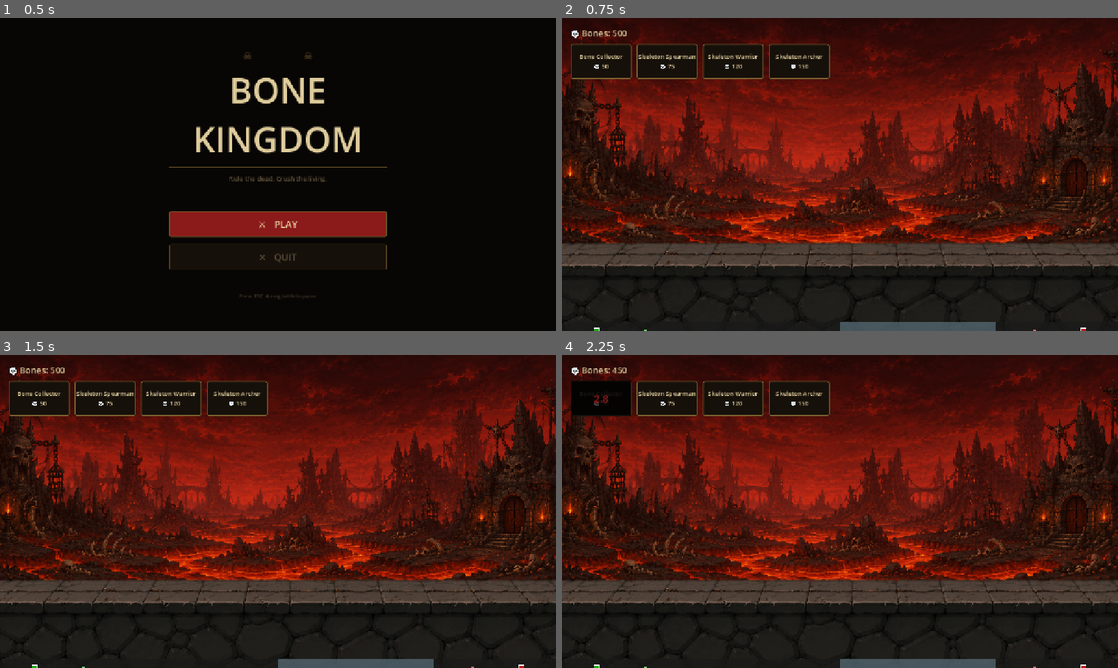
Above: before the commit, frames 1-4 (two rows, left to right).
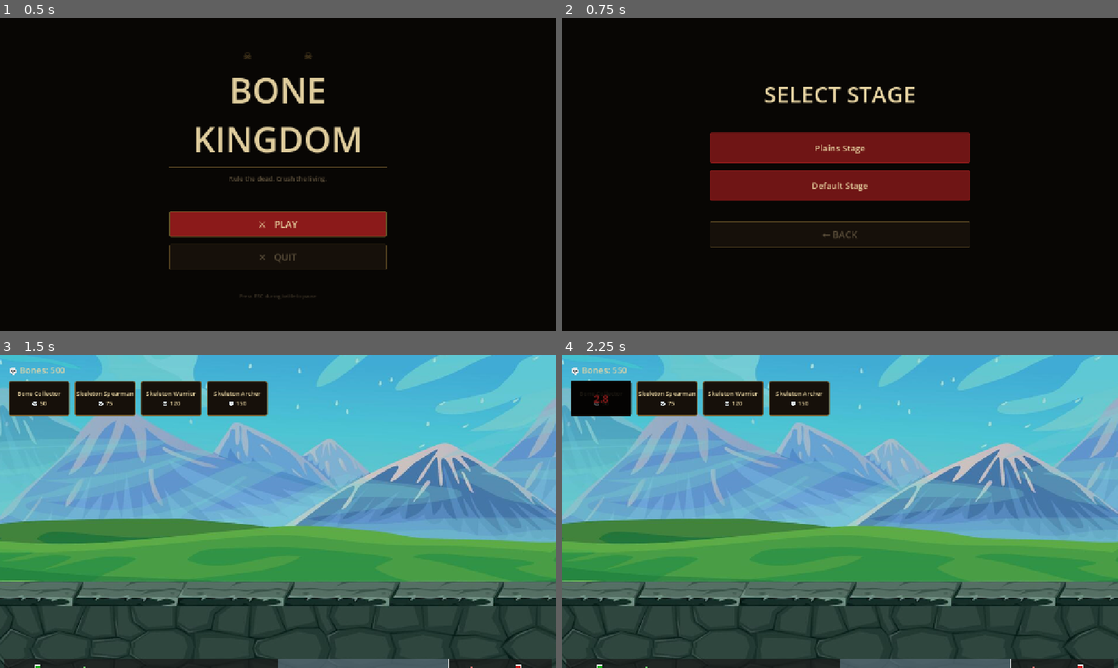
Above: after the commit, the same moments.

Repository: kyledeocades/BoneKingdom
Game: Godot game, scene res://scenes/MainMenu.tscn
Same seed, same stepped clock (60 frames per second), same inputs: the game is played once before the commit and once after it.
Inputs (mouse positions are in pixels of both pictures, inside the frame that each line leads up to):
- Up to frame 1 (0.5 s): no input
- Up to frame 2 (0.75 s): click "⚔ PLAY" at 0.5 s
- Up to frame 3 (1.5 s): click (278, 486) at 1.25 s, where only the run after the commit has a clickable "Plains Stage"
- Up to frame 4 (2.25 s): click "Bone Collector 💀 50" at 2 s

Frame 1 is identical in both runs. In frame 2, 72% of the frame differs, in the area x 0-100%, y 0-100%; in frame 3, 90%; in frame 4, 90%.

Commit message:
stage selector added
Co-authored-by: Copilot <copilot@github.com>

Diff:
--- a/data/stages/stage_default.tres
+++ b/data/stages/stage_default.tres
@@ -6,6 +6,7 @@
 script = ExtResource("1_stage_config")
 stage_id = "default"
 stage_name = "Default Stage"
+is_available = true
 base_distance = 2000.0
 mine_distance = 400.0
 allowed_player_units = []
--- a/data/stages/stage_plains.tres
+++ b/data/stages/stage_plains.tres
@@ -6,6 +6,7 @@
 script = ExtResource("1_stage_config")
 stage_id = "plains"
 stage_name = "Plains Stage"
+is_available = true
 base_distance = 1800.0
 mine_distance = 350.0
 allowed_player_units = []
--- a/scenes/Main.tscn
+++ b/scenes/Main.tscn
@@ -69,7 +69,8 @@
 texture_repeat = 3
 scale = Vector2(0.81, 0.81)
 texture = ExtResource("10_cvmbd")
-region_rect = Rect2(0, 0, 4000, 720)
+region_enabled = true
+region_rect = Rect2(-836, 0, 3344, 941)
 script = ExtResource("17_bg_scroller")
 
 [node name="PlayerSpawn" type="Marker2D" parent="." unique_id=935618741]
--- /dev/null
+++ b/scenes/StageSelect.tscn
@@ -0,0 +1,12 @@
+[gd_scene format=3 uid="uid://bkfmpy4k8qk3d"]
+
+[ext_resource type="Script" path="res://scripts/ui/StageSelectScreen.gd" id="1_stage_select"]
+
+[node name="StageSelect" type="Control"]
+layout_mode = 3
+anchors_preset = 15
+anchor_right = 1.0
+anchor_bottom = 1.0
+grow_horizontal = 2
+grow_vertical = 2
+script = ExtResource("1_stage_select")
--- a/scripts/controllers/GameController.gd
+++ b/scripts/controllers/GameController.gd
@@ -8,6 +8,9 @@
 # ⚠ Adjust these paths to match where you placed the UI scripts
 const PauseMenuScript    = preload("res://scripts/ui/PauseMenu.gd")
 const ResultOverlayScript = preload("res://scripts/ui/GameResultOverlay.gd")
+
+# ── Stage selection (set by StageSelectScreen before changing scene) ──────────
+static var selected_stage_id: String = "default"
 
 var _game_state: Node
 var _event_bus: Node
@@ -53,9 +56,9 @@
 	# Wait for all child systems to initialize
 	await get_tree().process_frame
 
-	# Load and apply default stage (can be overridden before _ready)
-	if not _stage_manager.load_and_apply_stage("default"):
-		push_error("Failed to load default stage")
+	# Load and apply selected stage (default or user-selected)
+	if not _stage_manager.load_and_apply_stage(selected_stage_id):
+		push_error("Failed to load stage: %s" % selected_stage_id)
 
 	_stage_config = _stage_manager.get_current_stage()
 	assert(_stage_config != null, "Stage config not loaded")
--- a/scripts/managers/StageConfig.gd
+++ b/scripts/managers/StageConfig.gd
@@ -7,6 +7,7 @@
 # ── Stage Identity ──────────────────────────────────────────────────────────
 @export var stage_id: String = "stage_default"
 @export var stage_name: String = "Default Stage"
+@export var is_available: bool = true  # Whether this stage appears in the stage select menu
 
 # ── Spatial Layout ──────────────────────────────────────────────────────────
 ## Distance from center (0,0) to each base (player at -X, enemy at +X)
--- a/scripts/managers/StageManager.gd
+++ b/scripts/managers/StageManager.gd
@@ -229,9 +229,22 @@
 	dir.list_dir_begin()
 	var file_name = dir.get_next()
 	while file_name != "":
-		if file_name.starts_with("stage_") and file_name.ends_with(".tres"):
+		if file_name.begins_with("stage_") and file_name.ends_with(".tres"):
 			var stage_id = file_name.trim_suffix(".tres").trim_prefix("stage_")
 			stages.append(stage_id)
 		file_name = dir.get_next()
 
 	return stages
+
+
+## Get all available stage configs that have is_available = true
+func get_available_stage_configs() -> Array[StageConfig]:
+	var available_configs: Array[StageConfig] = []
+	var stage_ids = list_available_stages()
+
+	for stage_id in stage_ids:
+		var stage = load_stage(stage_id)
+		if stage != null and stage.is_available:
+			available_configs.append(stage)
+
+	return available_configs
--- a/scripts/ui/BattleScrollbar.gd
+++ b/scripts/ui/BattleScrollbar.gd
@@ -168,7 +168,12 @@
 
 func _world_to_bar(world_x: float, bar_rect: Rect2) -> float:
 	# Map world coordinates to bar coordinates (no clamping - let it overflow naturally)
-	var normalized = (world_x - map_min_x) / map_range if map_range != 0 else 0
+	var normalized
+	if map_range != 0:
+		normalized = (world_x - map_min_x) / map_range
+	else:
+		normalized = 0
+
 	return bar_rect.position.x + normalized * bar_rect.size.x
 
 ## Update scrollbar bounds based on stage configuration
--- a/scripts/ui/MainMenu.gd
+++ b/scripts/ui/MainMenu.gd
@@ -176,7 +176,8 @@
 # ── Actions ───────────────────────────────────────────────────────────────────
 
 func _on_play_pressed() -> void:
-	get_tree().change_scene_to_file(GAME_SCENE_PATH)
+	# Transition to stage select instead of overlaying
+	get_tree().change_scene_to_file("res://scenes/StageSelect.tscn")
 
 func _on_quit_pressed() -> void:
 	get_tree().quit()
--- /dev/null
+++ b/scripts/ui/StageSelectScreen.gd
@@ -0,0 +1,201 @@
+extends Control
+## Stage selection screen displayed after "Play" is pressed in main menu
+## Shows all available stages and allows player to select one
+
+class_name StageSelectScreen
+
+# ── Scene Path ─────────────────────────────────────────────────────────────────
+const GAME_SCENE_PATH := "res://scenes/Main.tscn"
+
+# ── Palette ────────────────────────────────────────────────────────────────────
+const C_BG      := Color("#0C0906")
+const C_BONE    := Color("#E8D5A3")
+const C_GOLD    := Color("#C9A84C")
+const C_GOLD_DIM:= Color("#7A6030")
+const C_CRIMSON := Color("#8B1A1A")
+const C_ASH     := Color("#5A4E3A")
+const C_PANEL   := Color("#16100A")
+
+var _selected_stage_id: String = ""
+var _stage_manager: Node
+
+func _ready() -> void:
+	set_anchors_and_offsets_preset(Control.PRESET_FULL_RECT)
+	_stage_manager = StageManager.new()
+	_build_ui()
+
+func _build_ui() -> void:
+	# ── Deep background ──────────────────────────────────────────────────────
+	var bg := ColorRect.new()
+	bg.color = C_BG
+	bg.set_anchors_and_offsets_preset(Control.PRESET_FULL_RECT)
+	add_child(bg)
+
+	# Atmospheric dark vignette overlay
+	var vignette := ColorRect.new()
+	vignette.set_anchors_and_offsets_preset(Control.PRESET_FULL_RECT)
+	vignette.color = Color(0.0, 0.0, 0.0, 0.28)
+	vignette.mouse_filter = Control.MOUSE_FILTER_IGNORE
+	add_child(vignette)
+
+	# ── Centered column ───────────────────────────────────────────────────────
+	var center := CenterContainer.new()
+	center.set_anchors_and_offsets_preset(Control.PRESET_FULL_RECT)
+	add_child(center)
+
+	var vbox := VBoxContainer.new()
+	vbox.custom_minimum_size = Vector2(600, 0)
+	vbox.alignment = BoxContainer.ALIGNMENT_CENTER
+	vbox.add_theme_constant_override("separation", 0)
+	center.add_child(vbox)
+
+	# ── Title ─────────────────────────────────────────────────────────────────
+	var title := Label.new()
+	title.text = "SELECT STAGE"
+	title.horizontal_alignment = HORIZONTAL_ALIGNMENT_CENTER
+	title.add_theme_font_size_override("font_size", 52)
+	title.add_theme_color_override("font_color", C_BONE)
+	vbox.add_child(title)
+
+	_add_spacer(vbox, 12)
+
+	# ── Gold divider ──────────────────────────────────────────────────────────
+	vbox.add_child(_make_divider(C_GOLD_DIM))
+
+	_add_spacer(vbox, 32)
+
+	# ── Stage buttons ─────────────────────────────────────────────────────────
+	var available_stages = _stage_manager.get_available_stage_configs()
+
+	if available_stages.is_empty():
+		var no_stages := Label.new()
+		no_stages.text = "No stages available"
+		no_stages.horizontal_alignment = HORIZONTAL_ALIGNMENT_CENTER
+		no_stages.add_theme_color_override("font_color", C_ASH)
+		vbox.add_child(no_stages)
+	else:
+		for stage in available_stages:
+			var stage_btn = _make_stage_button(stage)
+			vbox.add_child(stage_btn)
+			_add_spacer(vbox, 16)
+
+	_add_spacer(vbox, 32)
+
+	# ── Back button ───────────────────────────────────────────────────────────
+	var back_btn := _make_button("← BACK", C_PANEL, C_ASH, false)
+	back_btn.pressed.connect(_on_back_pressed)
+	vbox.add_child(back_btn)
+
+	_add_spacer(vbox, 52)
+
+# ── Stage Button Creation ──────────────────────────────────────────────────────
+
+func _make_stage_button(stage: StageConfig) -> Button:
+	var btn := Button.new()
+	btn.text = "%s" % stage.stage_name
+	btn.custom_minimum_size = Vector2(400, 70)
+	btn.add_theme_font_size_override("font_size", 20)
+	btn.add_theme_color_override("font_color", C_BONE)
+	btn.add_theme_color_override("font_hover_color", Color.WHITE)
+	btn.add_theme_color_override("font_pressed_color", C_GOLD)
+	btn.focus_mode = Control.FOCUS_NONE
+	btn.mouse_default_cursor_shape = Control.CURSOR_POINTING_HAND
+
+	var normal := StyleBoxFlat.new()
+	normal.bg_color = C_CRIMSON.darkened(0.2)
+	normal.set_border_width_all(2)
+	normal.border_color = C_CRIMSON
+	normal.set_corner_radius_all(4)
+	btn.add_theme_stylebox_override("normal", normal)
+
+	var hover := StyleBoxFlat.new()
+	hover.bg_color = C_CRIMSON
+	hover.set_border_width_all(2)
+	hover.border_color = C_GOLD
+	hover.set_corner_radius_all(4)
+	btn.add_theme_stylebox_override("hover", hover)
+
+	var pressed := StyleBoxFlat.new()
+	pressed.bg_color = C_CRIMSON.lightened(0.2)
+	pressed.set_border_width_all(2)
+	pressed.border_color = C_GOLD
+	pressed.set_corner_radius_all(4)
+	btn.add_theme_stylebox_override("pressed", pressed)
+
+	btn.add_theme_stylebox_override("focus", hover)
+
+	# Connect button to stage selection
+	btn.pressed.connect(_on_stage_selected.bindv([stage.stage_id]))
+
+	return btn
+
+# ── Button Helpers ────────────────────────────────────────────────────────────
+
+func _make_button(label_text: String, bg: Color, fg: Color, primary: bool) -> Button:
+	var btn := Button.new()
+	btn.text = label_text
+	btn.custom_minimum_size = Vector2(360, 60)
+	btn.add_theme_font_size_override("font_size", 22)
+	btn.add_theme_color_override("font_color", fg)
+	btn.add_theme_color_override("font_hover_color", Color.WHITE)
+	btn.add_theme_color_override("font_pressed_color", C_GOLD)
+	btn.focus_mode = Control.FOCUS_NONE
+	btn.mouse_default_cursor_shape = Control.CURSOR_POINTING_HAND
+
+	var border_w := 2 if primary else 1
+	var border_c := C_GOLD if primary else C_GOLD_DIM
+
+	var normal := StyleBoxFlat.new()
+	normal.bg_color = bg
+	normal.set_border_width_all(border_w)
+	normal.border_color = border_c.darkened(0.35)
+	normal.set_corner_radius_all(3)
+	btn.add_theme_stylebox_override("normal", normal)
+
+	var hover := StyleBoxFlat.new()
+	hover.bg_color = bg.lightened(0.18)
+	hover.set_border_width_all(2)
+	hover.border_color = C_GOLD
+	hover.set_corner_radius_all(3)
+	btn.add_theme_stylebox_override("hover", hover)
+
+	var pressed := StyleBoxFlat.new()
+	pressed.bg_color = bg.darkened(0.25)
+	pressed.set_border_width_all(2)
+	pressed.border_color = C_GOLD
+	pressed.set_corner_radius_all(3)
+	btn.add_theme_stylebox_override("pressed", pressed)
+
+	btn.add_theme_stylebox_override("focus", hover)
+
+	return btn
+
+func _make_divider(color: Color) -> Control:
+	var margin := MarginContainer.new()
+	margin.add_theme_constant_override("margin_top", 4)
+	margin.add_theme_constant_override("margin_bottom", 4)
+	var line := ColorRect.new()
+	line.color = color
+	line.custom_minimum_size = Vector2(0, 1)
+	line.size_flags_horizontal = Control.SIZE_EXPAND_FILL
+	margin.add_child(line)
+	return margin
+
+func _add_spacer(parent: Control, height: int) -> void:
+	var s := Control.new()
+	s.custom_minimum_size = Vector2(0, height)
+	parent.add_child(s)
+
+# ── Button Actions ────────────────────────────────────────────────────────────
+
+func _on_stage_selected(stage_id: String) -> void:
+	_selected_stage_id = stage_id
+	print("Stage selected: %s" % stage_id)
+	# Pass stage ID to GameController through static variable
+	GameController.selected_stage_id = stage_id
+	get_tree().change_scene_to_file(GAME_SCENE_PATH)
+
+func _on_back_pressed() -> void:
+	queue_free()
+	# Return to main menu
+	get_tree().change_scene_to_file("res://scenes/MainMenu.tscn")
Binary file changed: data/backgrounds/bg_plains.jpg
Not shown: 1 places in data/stages/stage_plains.tres that only renumber resources
Not shown, added: scripts/ui/StageSelectScreen.gd.uid
